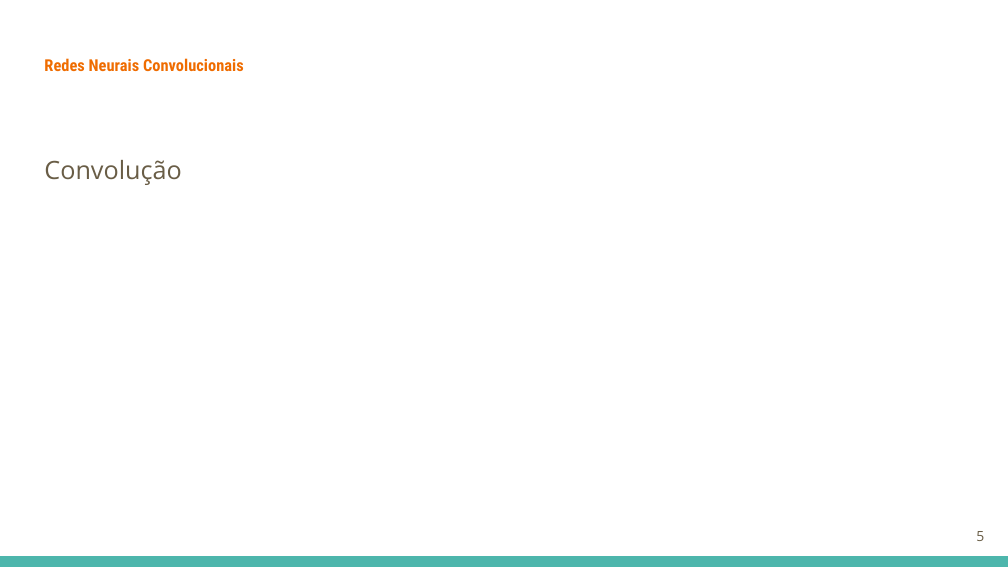
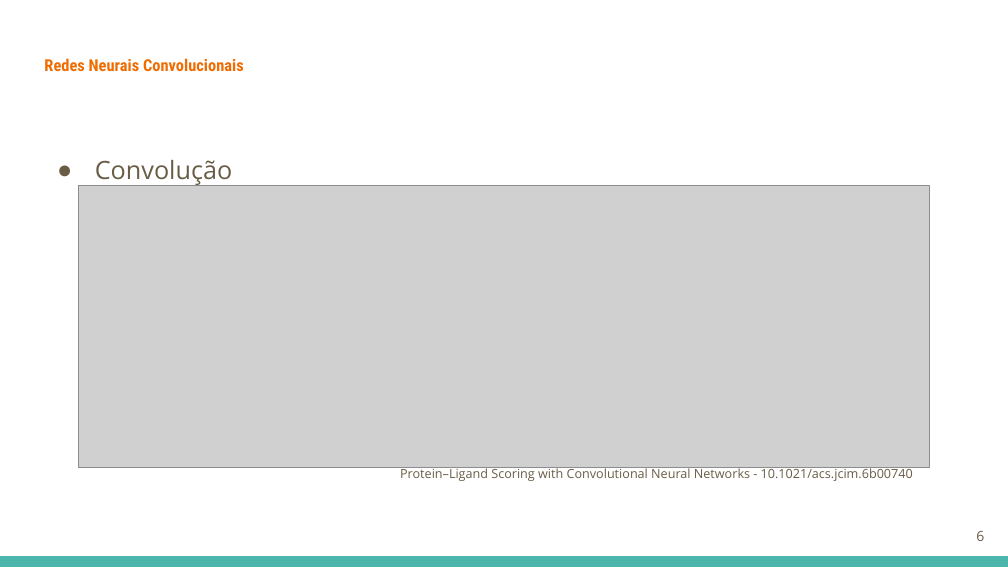
Before and after one commit to GuilhermeGraeff/Docking-Input, a slide deck: slide 6 of apresentacao/Virtual Screening.odp (slide 5 before the commit). Drawn at 1008x567 pixels with LibreOffice and Linux fonts; fonts in the diff are those of the drawing; grey boxes stand for pictures. Boxes give left, top, right and bottom in pixels: in the first picture for what was removed or moved away, otherwise in the second. Text is boxed around its words. In the diff, an @@ line names an element or a change of style, - is before the commit and + after.

Commit message:
Final presentation

```diff
--- a/apresentacao/Virtual Screening.odp
+++ b/apresentacao/Virtual Screening.odp
@@ text "Convolução" at (95, 160, 232, 185): bullet none to ●; less space between paragraphs @@
@@ picture added at (79, 185, 929, 468) @@
@@ text added at (400, 466, 913, 481), 9 pt, text #695D46 @@
+Protein–Ligand Scoring with Convolutional Neural Networks - 10.1021/acs.jcim.6b00740
@@ page number at (976, 531, 984, 541): text changed @@
-5
+6
```
Also in this commit, not shown: 7 other slides changed, 15 slides added, 7 slides removed, 2 other files.
